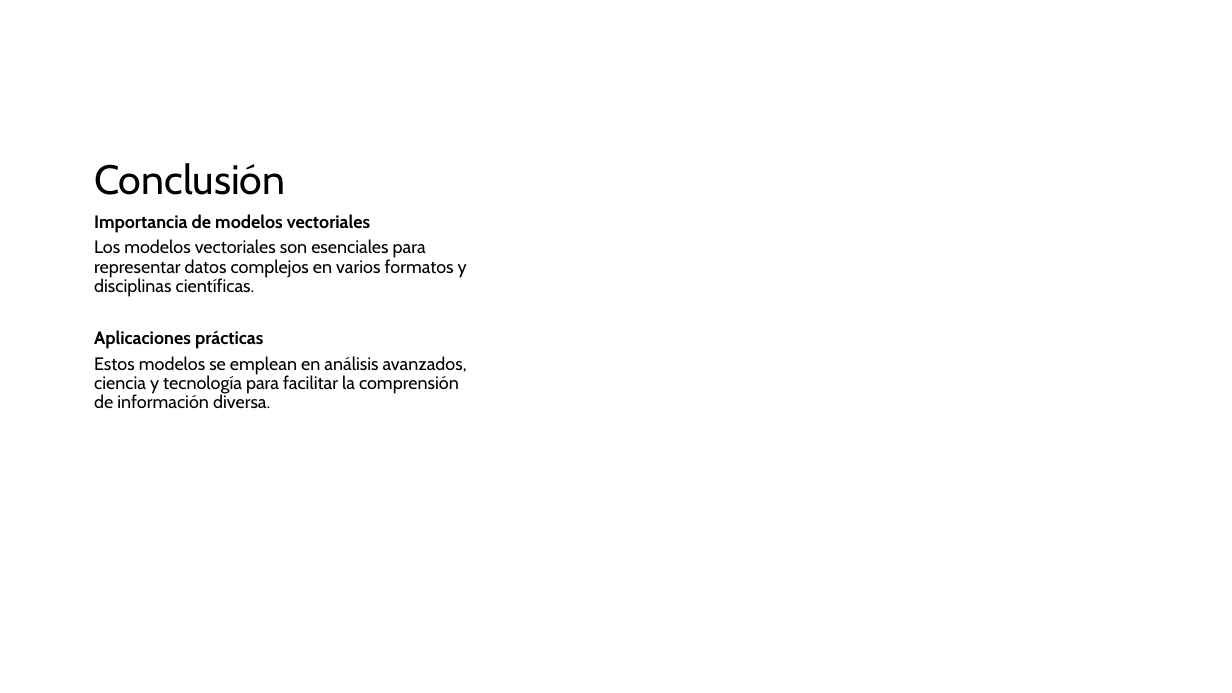
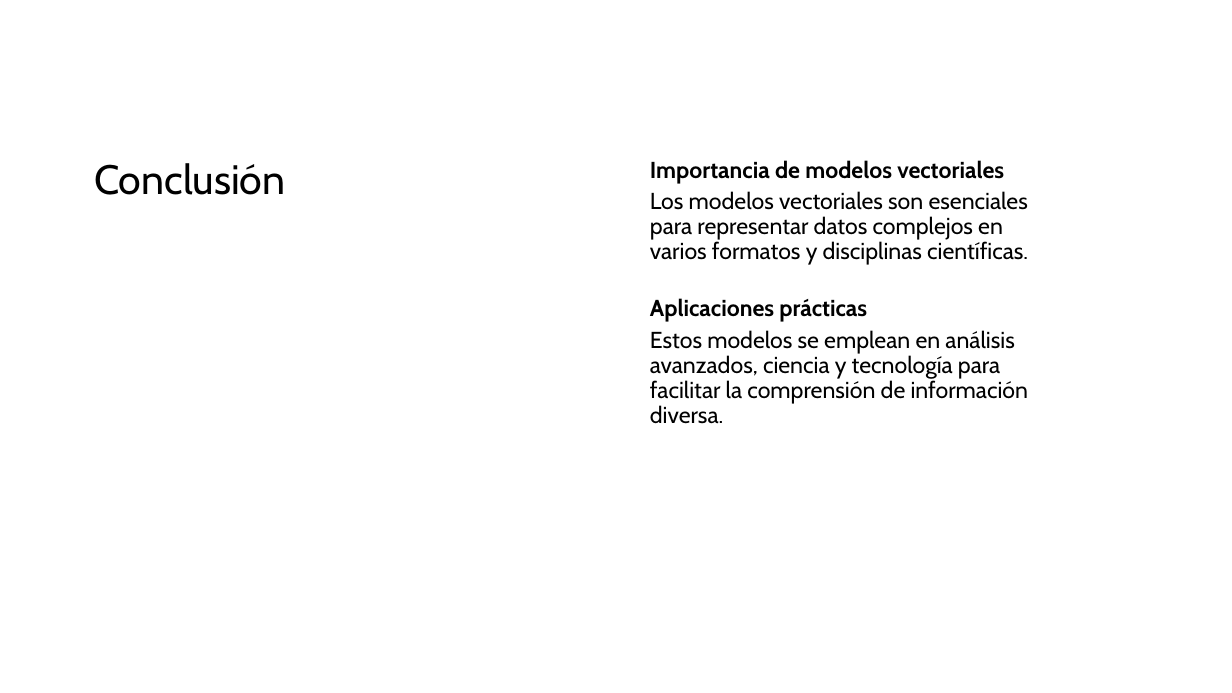
Before and after one commit to luisgg121/ML-Actividad-02, a slide deck: slide 17 of Infografía sobre Tipos de Modelos Vectoriales y sus aplicaciones.pptx. Drawn at 1232x693 pixels with LibreOffice and Linux fonts; fonts in the diff are those of the drawing. Boxes give left, top, right and bottom in pixels: in the first picture for what was removed or moved away, otherwise in the second. Text is boxed around its words. In the diff, an @@ line names an element or a change of style, - is before the commit and + after.

```diff
--- a/Infografía sobre Tipos de Modelos Vectoriales y sus aplicaciones.pptx
+++ b/Infografía sobre Tipos de Modelos Vectoriales y sus aplicaciones.pptx
@@ text "Importancia de modelos vectoriales": place and size @@
-text "Importancia de modelos vectoriales" at [94, 214, 467, 408]
+text "Importancia de modelos vectoriales" at [650, 160, 1029, 424]
@@ text "Importancia de modelos vectoriales" at [650, 160, 1029, 424]: size 14 to 18 pt @@
```
Also in this commit, not shown: 4 other slides changed, 3 other files.
